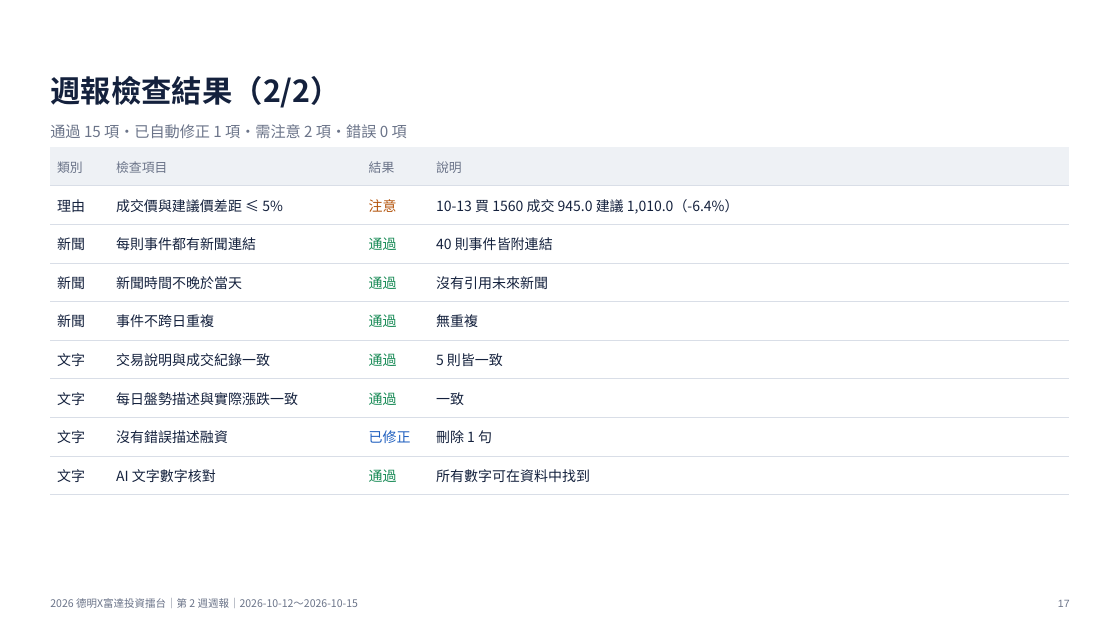
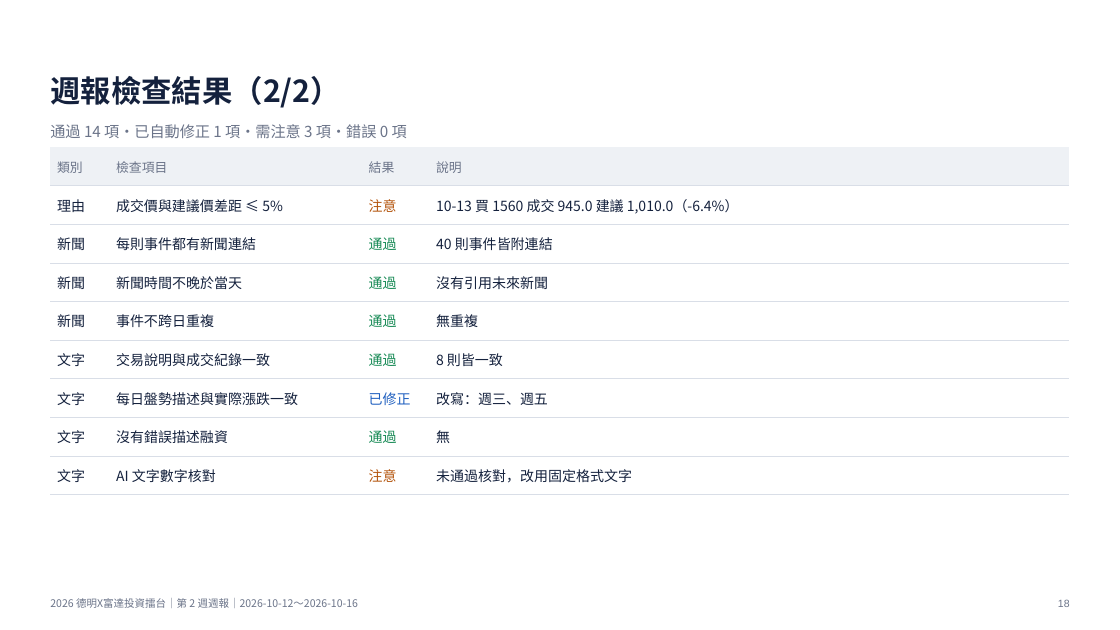
Before and after one commit to ZHANGFU-XIANG/xq, a slide deck: slide 18 of reports/weekly/第2週週報_2026-10-12.pptx (slide 17 before the commit). Drawn at 1120x630 pixels with LibreOffice and Linux fonts; fonts in the diff are those of the drawing. Boxes give left, top, right and bottom in pixels: in the first picture for what was removed or moved away, otherwise in the second. Text is boxed around its words. In the diff, an @@ line names an element or a change of style, - is before the commit and + after.

```diff
--- a/reports/weekly/第2週週報_2026-10-12.pptx
+++ b/reports/weekly/第2週週報_2026-10-12.pptx
@@ text at box(50, 124, 407, 138): text changed @@
-通過 15 項・已自動修正 1 項・需注意 2 項・錯誤 0 項
+通過 14 項・已自動修正 1 項・需注意 3 項・錯誤 0 項
@@ table at box(50, 147, 1070, 495) @@
-row 6, column 4: 5 則皆一致
+row 6, column 4: 8 則皆一致
-row 7, column 3: 通過
+row 7, column 3: 已修正
-row 7, column 4: 一致
+row 7, column 4: 改寫：週三、週五
-row 8, column 3: 已修正
+row 8, column 3: 通過
-row 8, column 4: 刪除 1 句
+row 8, column 4: 無
-row 9, column 3: 通過
+row 9, column 3: 注意
-row 9, column 4: 所有數字可在資料中找到
+row 9, column 4: 未通過核對，改用固定格式文字
@@ text at box(50, 598, 358, 608): text changed @@
-2026 德明X富達投資擂台｜第 2 週週報｜2026-10-12～2026-10-15
+2026 德明X富達投資擂台｜第 2 週週報｜2026-10-12～2026-10-16
@@ text at box(1058, 599, 1070, 607): text changed @@
-17
+18
```
Also in this commit, not shown: 17 other slides changed, 1 slide added, 9 other files.
